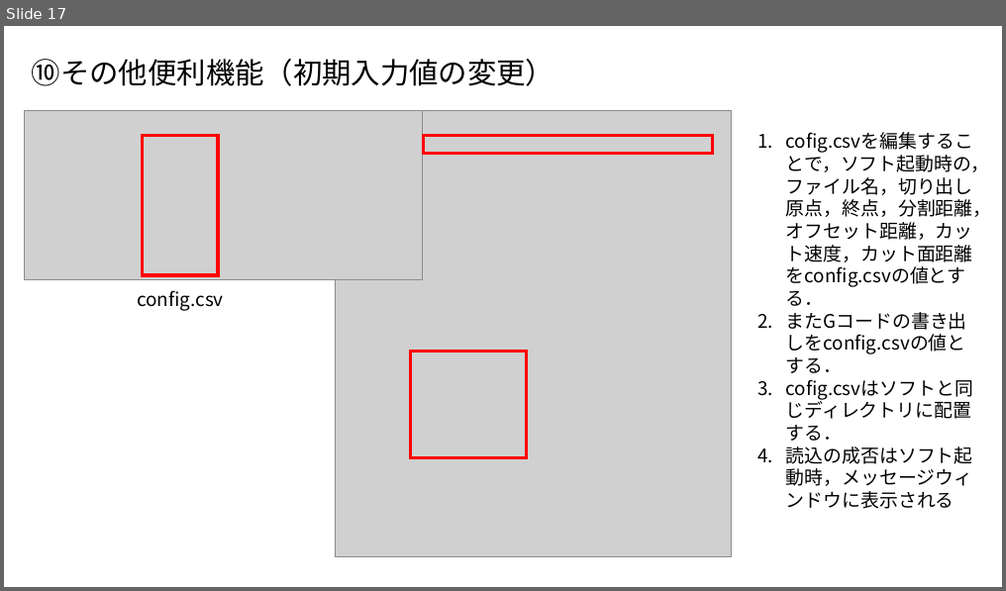
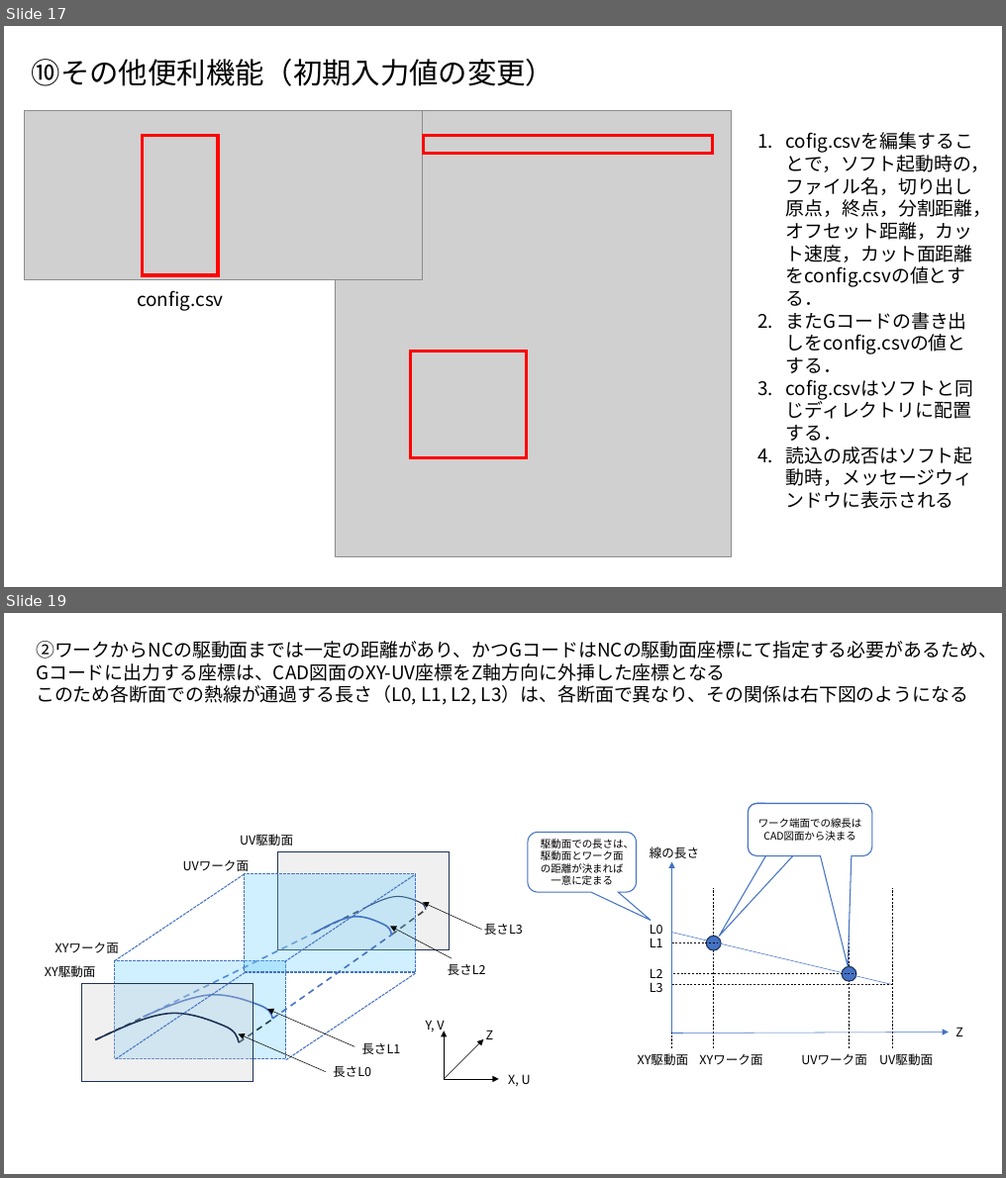
Before and after one commit to Pakfat50/HW_CAM, a slide deck: 使用方法.pptx. Shown one above the other, each under a label of ours: slide 17 before the commit, slides 17 and 19 after it; the slides between them are not shown. The pictures are 1006x591 and 1006x1178 pixels, drawn with LibreOffice and Linux fonts; fonts in the diff are those of the drawing; grey boxes stand for pictures. Boxes give left, top, right and bottom in pixels: in the first picture for what was removed or moved away, otherwise in the second. Text is boxed around its words. In the diff, an @@ line names an element or a change of style, - is before the commit and + after.

```diff
--- a/使用方法.pptx
+++ b/使用方法.pptx
@@ slide 19 added at [4, 613, 1002, 1174], background #FFFFFF @@
@@ text added at [36, 641, 997, 705], 18 pt, text #000000 @@
+②ワークからNCの駆動面までは一定の距離があり、かつGコードはNCの駆動面座標にて指定する必要があるため、
+Gコードに出力する座標は、CAD図面のXY-UV座標をZ軸方向に外挿した座標となる
+このため各断面での熱線が通過する長さ（L0, L1, L2, L3）は、各断面で異なり、その関係は右下図のようになる
@@ group added at [528, 803, 963, 1065]: 10 texts, 8 lines, 3 rounded speech boxes, 2 arrows, 2 ellipses @@
+Z
+線の長さ
+XY駆動面
+XYワーク面
+UVワーク面
+UV駆動面
+L0
+L1
+L2
+L3
+ワーク端面での線長はCAD図面から決まる
+駆動面での長さは、駆動面とワーク面の距離が決まれば一意に定まる
@@ group added at [45, 834, 531, 1086]: 11 texts, 10 lines, 7 arrows, 4 rectangles, 4 freeform shapes @@
+XY駆動面
+XYワーク面
+UVワーク面
+UV駆動面
+長さL0
+長さL1
+長さL2
+長さL3
+X, U
+Y, V
+Z
```
Also in this commit, not shown: 5 other slides added.
